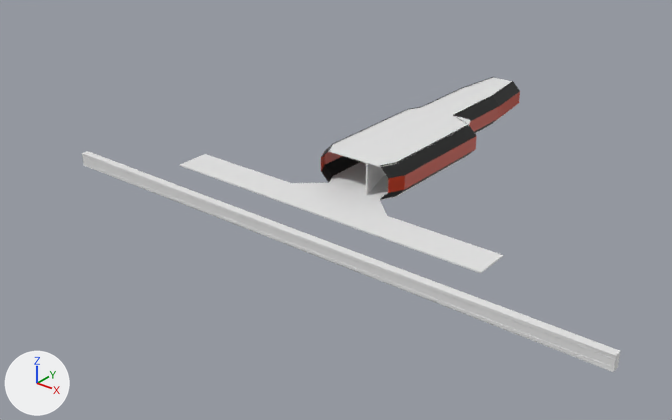
A saved change to the Blender file Assets/Scenes/MainMenu/Models/Chapter1MainMenuHall.blend.
The view is the same before and after, from a 50 mm camera at (67.0, -98.1, 50.6) aimed at (-4.5, -8.8, -4.8). Arrows for +X, +Y and +Z are at lower left; the lights stay in place.

Before the edit, the objects in view are built like this:
```python
ob_cube = bpy.data.objects.new('Cube', me_cube_001)
ob_cube.location = (0.0, 0.0, 0.0)
ob_cube.scale = (5.21, -10.7, -0.083)
ob_cube_001 = bpy.data.objects.new('Cube.001', me_cube)
ob_cube_001.location = (-1.7, 11.7, -0.1)
ob_cube_001.scale = (2.57, 1.0, 0.0698)
ob_cube_002 = bpy.data.objects.new('Cube.002', me_cube_003)
ob_cube_002.location = (-1.7, 11.7, 4.5)
ob_cube_002.scale = (2.57, 1.0, 0.0698)
ob_cube_003 = bpy.data.objects.new('Cube.003', me_cube_005)
ob_cube_003.location = (0.0, 0.0, 4.5)
ob_cube_003.scale = (5.21, -10.7, -0.083)
ob_cube_004 = bpy.data.objects.new('Cube.004', me_cube_009)
ob_cube_004.location = (0.0, 0.0, 2.2)
ob_cube_004.scale = (0.101, 4.42, 2.48)
ob_cube_006 = bpy.data.objects.new('Cube.006', me_cube_007)
ob_cube_006.location = (0.0, -22.0, -2.4)
ob_cube_006.scale = (41.2, 0.532, 0.973)
ob_cube_007 = bpy.data.objects.new('Cube.007', me_cube_011)
ob_cube_007.location = (-0.1, -16.4, 0.0)
ob_cube_007.scale = (7.79, -2.47, -0.083)
ob_wallsides = bpy.data.objects.new('WallSides', me_cube_004)
ob_wallsides.location = (-5.6, 5.5, 2.3)
ob_wallsides.rotation_euler = (0.0, 0.785, 0.0)  # degrees (0, 45, 0)
ob_wallsides.scale = (0.0259, 5.7, 1.0)
ob_wallsides_001 = bpy.data.objects.new('WallSides.001', me_cube_006)
ob_wallsides_001.location = (4.7, 5.4, 2.3)
ob_wallsides_001.rotation_euler = (0.0, 3.927, 0.0)  # degrees (0, 225, 0)
ob_wallsides_001.scale = (0.0259, 5.7, 1.0)
# me_cube_009
# before: 12 (18.7, -2.4, -0.9) at pixel (365, 195), 13 (18.7, -2.4, 1.0) at pixel (366, 162), 14 (20.7, -2.4, 1.0) at pixel (367, 162), 15 (20.7, -2.4, -0.9) at pixel (366, 195)
```
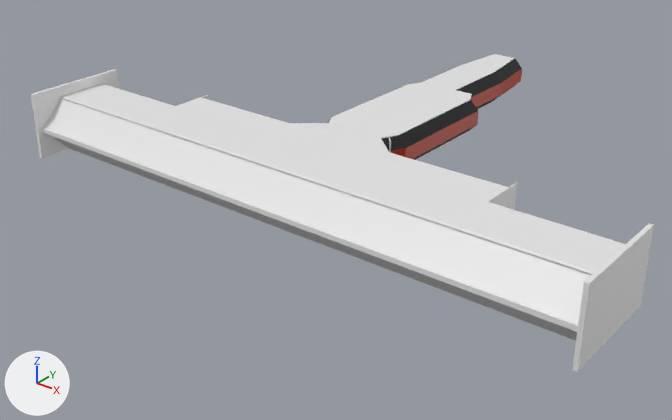
What differs and where, as boxes (x1, y1, x2, y2) in the pictures (672 x 420 px; the box of a moved part takes in the faces that stretch with it):
'Cube.007', reshaped, moved, turned, rescaled
    before: (179, 154, 503, 273)
    after: (44, 96, 594, 324)
'Cube.018', added
    after: (60, 84, 625, 275)
'Cube.002', reshaped, moved (274% wider, 282% taller)
    before: (422, 77, 512, 115)
    after: (176, 54, 515, 202)
'Cube.006', moved, rescaled, modifiers changed (not visible afterwards)
    before: (82, 151, 620, 372)
'Cube.003', moved, turned, rescaled
    before: (328, 107, 470, 167)
    after: (50, 135, 577, 340)
'WallSides.001', moved
    before: (380, 81, 520, 199)
    after: (381, 59, 522, 160)
'Cube.010', added
    after: (572, 224, 654, 372)
'Cube.009', added
    after: (42, 128, 578, 332)
'Cube.014', added
    after: (31, 69, 119, 158)
'Cube', moved, rescaled
    before: (329, 156, 467, 200)
    after: (69, 84, 624, 341)
'Cube.001', reshaped
    before: (476, 110, 510, 133)
    after: (177, 89, 517, 210)
part 1 of me_cube, added
    after: (177, 95, 517, 210)
part 2 of me_cube, added
    after: (416, 132, 468, 160)
part 3 of me_cube_009, moved or reshaped
    before: (366, 117, 463, 195)
    after: (389, 137, 391, 152)
part 4 of me_cube_003, added
    after: (329, 82, 472, 139)
part 5 of me_cube_003, added
    after: (176, 98, 508, 202)
part 6 of me_cube_011, cut back
    before: (179, 154, 503, 273)
    after: (44, 96, 63, 127)

The change, as a list of edits to the scene's bpy script:
```text
Change me_cube:
    used by ob_cube_001; location = (-1.7, 11.7, -0.1); scale = (2.57, 1.0, 0.0698)
    remove me_cube.from_pydata(...)  # 12 vertices, 10 faces; spans x -1.0..1.2, y -1.0..18.1, z -1.0..1.0
    add me_cube.from_pydata(...)  # 102 vertices, 96 faces; spans x -8.8..9.9, y -30.7..18.1, z -1.2..68.7
    me_cube part 1: a new loose piece of 66 vertices spanning x -8.8..9.9, y -30.7..-22.4, z -1.2..68.7
    me_cube part 2: a new loose piece of 24 vertices spanning x -1.4..2.7, y -22.4..-1.0, z -1.2..1.2
Change me_cube_003:
    used by ob_cube_002; location = (-1.7, 11.7, 4.5); scale = (2.57, 1.0, 0.0698)
    remove me_cube_003.from_pydata(...)  # 12 vertices, 10 faces; spans x -1.0..1.2, y -1.0..18.1, z -1.0..1.0
    add me_cube_003.from_pydata(...)  # 56 vertices, 52 faces; spans x -8.8..9.9, y -30.6..18.1, z -1.2..1.2
    me_cube_003 part 4: a new loose piece of 24 vertices spanning x -1.4..2.7, y -22.4..-1.0, z -1.2..1.2
    me_cube_003 part 5: a new loose piece of 20 vertices spanning x -8.8..9.9, y -30.6..-22.4, z -1.2..1.2
Change me_cube_009:
    where me_cube_009.from_pydata(...)  # 40 vertices, 26 faces; spans x -1.0..28.8, y -2.4..2.5, z -0.9..1.0
    used by ob_cube_004; location = (0.0, 0.0, 2.2); scale = (0.101, 4.42, 2.48)
    me_cube_009 part 3
    add for i in [*range(12, 16)]: me_cube_009.vertices[i].co += Vector((35.2, 0.0, 0.0))
Change me_cube_011:
    used by ob_cube_007; location = (-0.1, -16.4, 0.0); scale = (7.79, -2.47, -0.083)
    remove me_cube_011.from_pydata(...)  # 20 vertices, 18 faces; spans x -3.09..3.07, y -2.32..1.0, z -1.0..1.0
    add me_cube_011.from_pydata(...)  # 12 vertices, 10 faces; spans x -1.01..1.0, y -1.0..1.0, z -1.0..1.0
    me_cube_011 part 6
    12 vertices are removed from x -3.09..3.07, y -2.32..1.0, z -1.0..1.0
    15 faces are deleted
    4 vertices are added at (-1.01, 1.0, -1.0), (-1.01, -1.0, -1.0), (-1.01, -1.0, 1.0), (-1.01, 1.0, 1.0)
    7 new faces join them
Change ob_cube:
    ob_cube.location: (0.0, 0.0, 0.0) -> (0.0, -21.6, 0.8)
    ob_cube.scale: (5.21, -10.7, -0.083) -> (44.4, 4.12, 0.0345)
Change ob_cube_002:
    ob_cube_002.location: (-1.7, 11.7, 4.5) -> (-1.7, 11.7, 8.4)
Change ob_cube_003:
    ob_cube_003.location: (0.0, 0.0, 4.5) -> (0.3, -27.6, 2.6)
    ob_cube_003.rotation_euler: (0.0, 0.0, 0.0) -> (0.785, 0.0, 0.0)  # degrees (0, 0, 0) -> degrees (45, 0, 0)
    ob_cube_003.scale: (5.21, -10.7, -0.083) -> (39.8, 0.0353, 2.61)
Change ob_wallsides_001:
    ob_wallsides_001.location: (4.7, 5.4, 2.3) -> (4.7, 5.4, 6.0)
Change ob_cube_006:
    ob_cube_006.location: (0.0, -22.0, -2.4) -> (0.1, -20.8, 1.3)
    ob_cube_006.scale: (41.2, 0.532, 0.973) -> (40.2, 0.769, 0.533)
    add _m = ob_cube_006.modifiers.new('Array', 'ARRAY')
    add _m.relative_offset_displace = (0.0, -2.0, 0.0)
Change ob_cube_007:
    ob_cube_007.location: (-0.1, -16.4, 0.0) -> (0.3, -27.5, 6.6)
    ob_cube_007.rotation_euler: (0.0, 0.0, 0.0) -> (2.356, 0.0, 0.0)  # degrees (0, 0, 0) -> degrees (135, 0, 0)
    ob_cube_007.scale: (7.79, -2.47, -0.083) -> (39.8, 0.0353, 2.61)
Add ob_cube_018:
    ob_cube_018 = bpy.data.objects.new('Cube.018', me_cube_025)  # a box spanning x -1.0..1.0, y -1.15..0.55, z -2.91..-1.0
    ob_cube_018.location = (0.0, -21.0, 8.5)
    ob_cube_018.scale = (39.7, 4.36, 0.0345)
Add ob_cube_014:
    ob_cube_014 = bpy.data.objects.new('Cube.014', me_cube_005.copy())  # the mesh of ob_cube_003
    ob_cube_014.location = (-39.8, -23.0, 5.3)
    ob_cube_014.scale = (0.261, 7.2, 4.61)
Add ob_cube_010:
    ob_cube_010 = bpy.data.objects.new('Cube.010', me_cube_005.copy())  # the mesh of ob_cube_003
    ob_cube_010.location = (40.3, -23.0, 5.3)
    ob_cube_010.scale = (0.261, 7.2, 4.61)
Add ob_cube_009:
    ob_cube_009 = bpy.data.objects.new('Cube.009', me_cube_016)  # 12 vertices, 10 faces; spans x -1.0..1.0, y -1.0..1.0, z -1.0..1.0; modifiers BOOLEAN, BOOLEAN
    ob_cube_009.location = (0.3, -29.4, 4.6)
    ob_cube_009.scale = (39.8, 0.128, 0.31)
```
